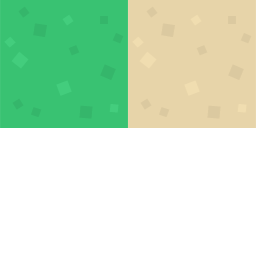
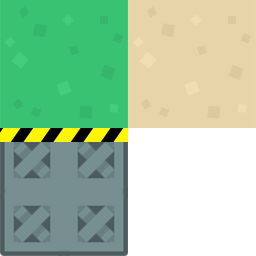
Before/after of a 256 x 256 layered artwork. What changed in the layer stack:
added layer "restriction_tile" above "tileSand1" over (0, 128, 128, 256)
